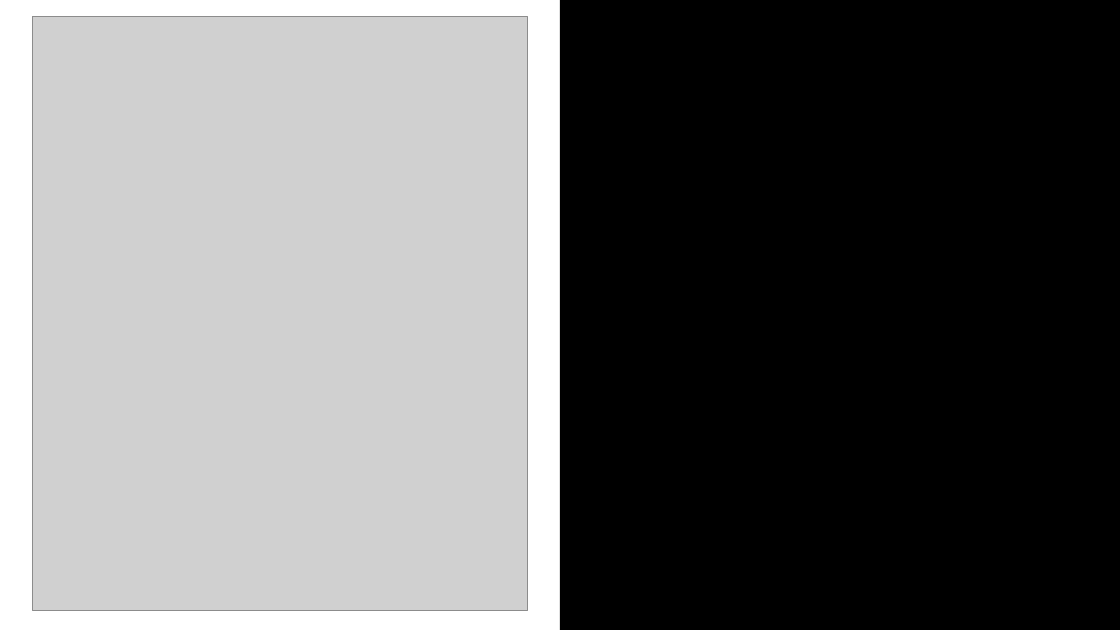
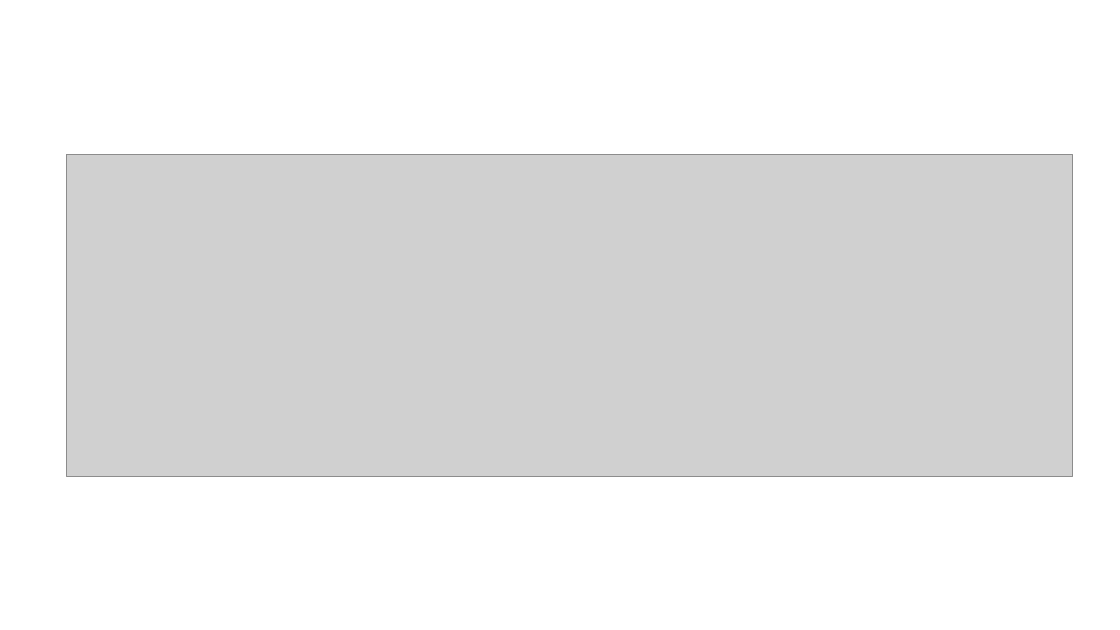
Before and after one commit to parangeomkar/stm32, a slide deck: slide 2 of ppt.pptx (slide 4 before the commit). Drawn at 1120x630 pixels with LibreOffice and Linux fonts; fonts in the diff are those of the drawing; grey boxes stand for pictures. Boxes give left, top, right and bottom in pixels: in the first picture for what was removed or moved away, otherwise in the second. Text is boxed around its words. In the diff, an @@ line names an element or a change of style, - is before the commit and + after.

```diff
--- a/ppt.pptx
+++ b/ppt.pptx
@@ picture removed at (x1=32, y1=17, x2=528, y2=611) @@
@@ rectangle removed at (x1=560, y1=0, x2=1120, y2=630) @@
@@ picture added at (x1=66, y1=154, x2=1073, y2=476) @@
```
Also in this commit, not shown: 1 other slide changed, 10 slides added, 2 slides removed.
